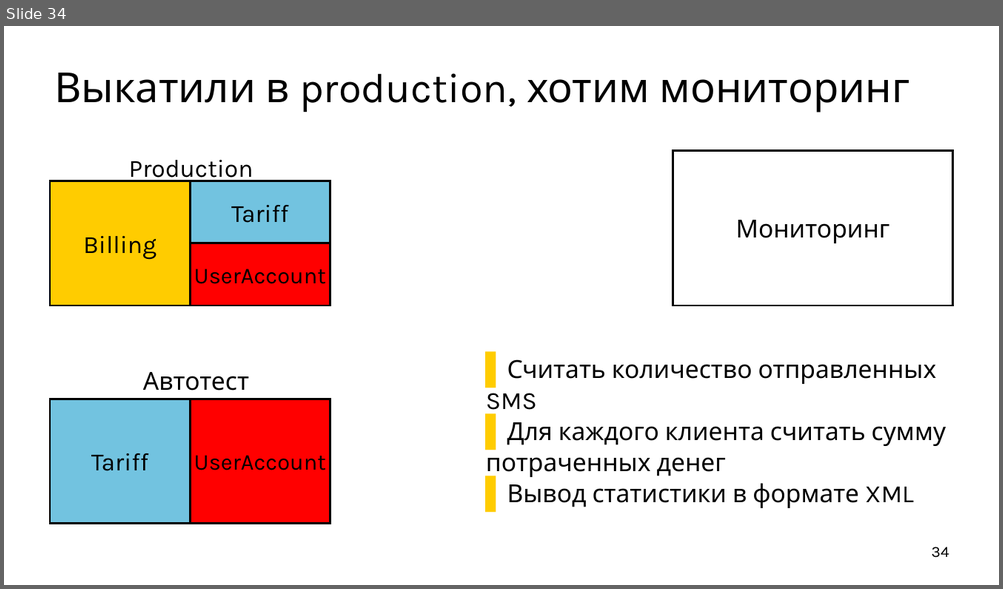
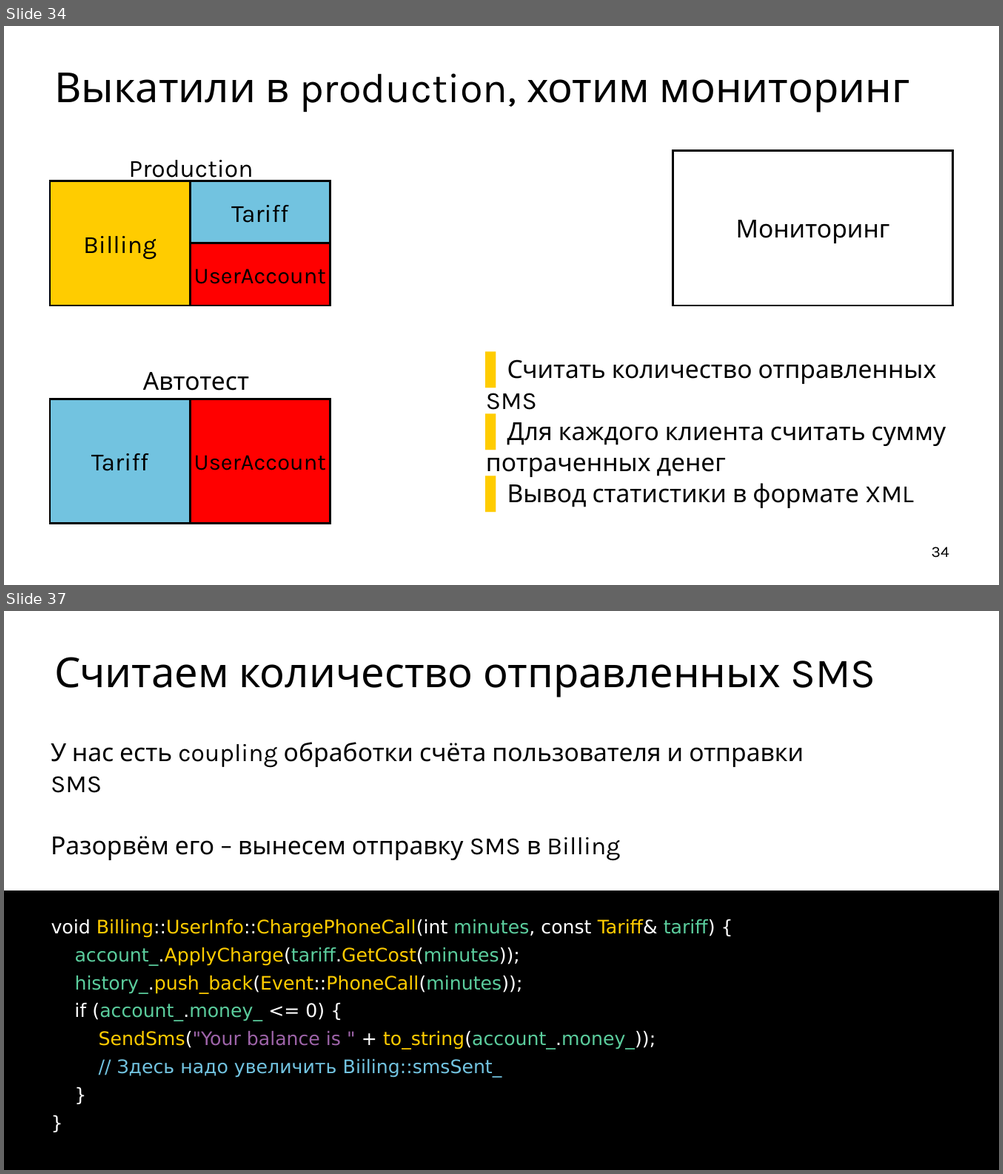
Before and after one commit to ishfb/cpprus17, a slide deck: slides.pptx. Shown one above the other, each under a label of ours: slide 34 before the commit, slides 34 and 37 after it; the slides between them are not shown. The pictures are 1003x589 and 1003x1174 pixels, drawn with LibreOffice and Linux fonts; fonts in the diff are those of the drawing. Boxes give left, top, right and bottom in pixels: in the first picture for what was removed or moved away, otherwise in the second. Text is boxed around its words. In the diff, an @@ line names an element or a change of style, - is before the commit and + after.

```diff
--- a/slides.pptx
+++ b/slides.pptx
@@ slide 37 added at [4,611,999,1170], background #FFFFFF @@
@@ title added at [54,657,875,698], 80 pt, text #000000 @@
+Считаем количество отправленных SMS
@@ text added at [51,742,803,861], 48 pt, text #000000 @@
+У нас есть coupling обработки счёта пользователя и отправки SMS
+Разорвём его – вынесем отправку SMS в Billing
@@ text added at [4,891,999,1170], fill #000000, 36 pt, text #FFCC00 @@
+void Billing::UserInfo::ChargePhoneCall(int minutes, const Tariff& tariff) {
+account_.ApplyCharge(tariff.GetCost(minutes));
+history_.push_back(Event::PhoneCall(minutes));
+if (account_.money_ <= 0) {
+SendSms("Your balance is " + to_string(account_.money_));
+// Здесь надо увеличить Biiling::smsSent_
+}
+}
```
Also in this commit, not shown: 3 slides changed, 10 other slides added, 1 other file.
